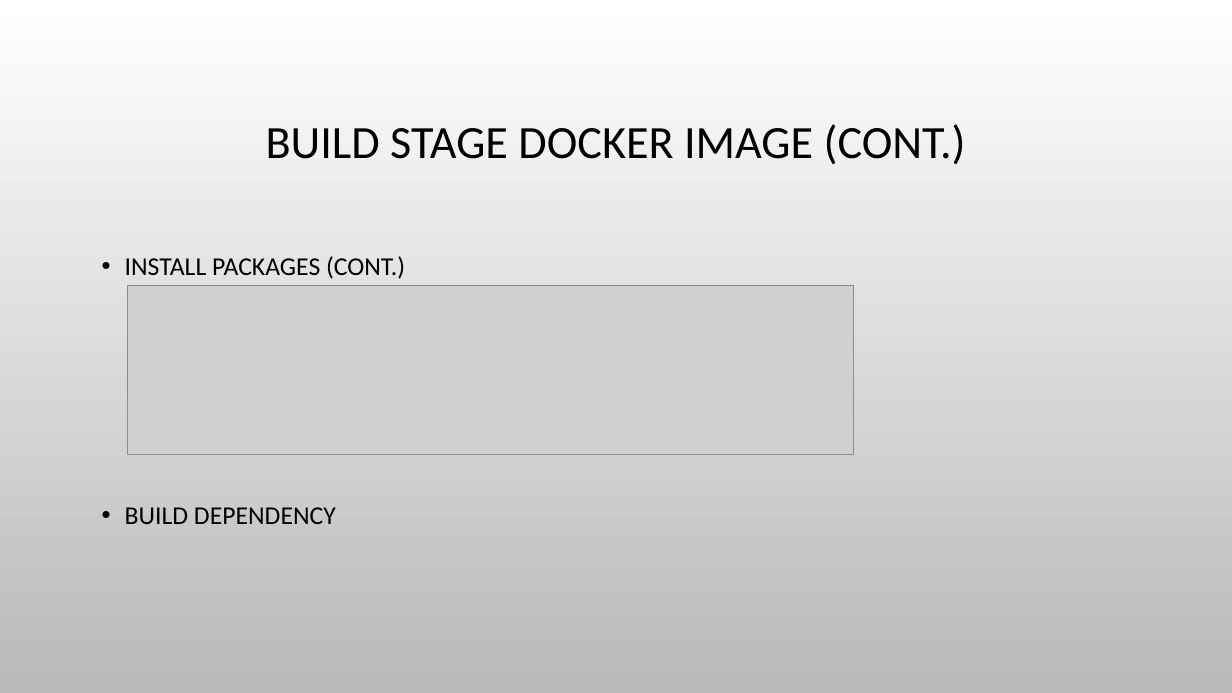
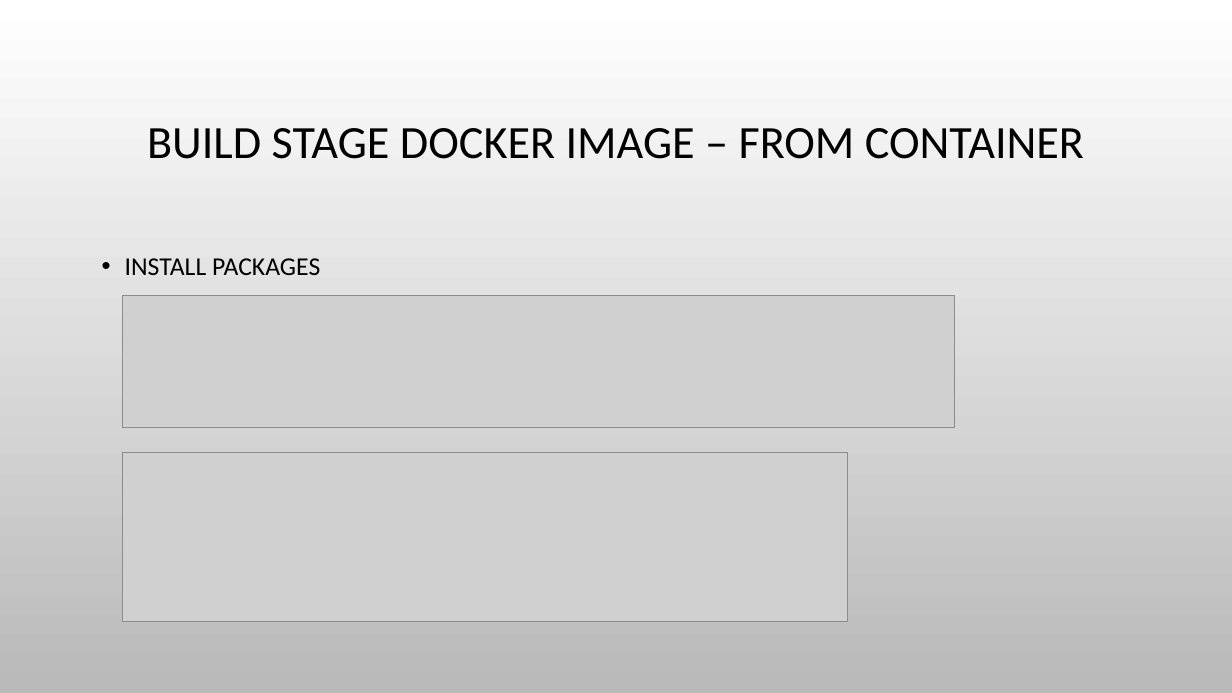
Before and after one commit to haixiang1977/iris, a slide deck: slide 21 of Docker Practice.pptx (slide 18 before the commit). Drawn at 1232x693 pixels with LibreOffice and Linux fonts; fonts in the diff are those of the drawing; grey boxes stand for pictures; background and template pictures are left out. Boxes give left, top, right and bottom in pixels: in the first picture for what was removed or moved away, otherwise in the second. Text is boxed around its words. In the diff, an @@ line names an element or a change of style, - is before the commit and + after.

Commit message:
Update the mosquitto docker

```diff
--- a/Docker Practice.pptx
+++ b/Docker Practice.pptx
@@ title at [147, 128, 1084, 159]: text changed @@
-BUILD STAGE DOCKER IMAGE (CONT.)
+BUILD STAGE DOCKER IMAGE – FROM CONTAINER
@@ text at [125, 258, 320, 275]: text changed @@
-• INSTALL PACKAGES (CONT.)
-• BUILD DEPENDENCY
+• INSTALL PACKAGES
@@ picture added at [122, 296, 955, 428] @@
@@ picture: place and size @@
-picture at [128, 286, 853, 455]
+picture at [122, 452, 848, 621]
```
Also in this commit, not shown: 8 other slides changed, 15 slides added, 1 slide removed, 2 other files.
